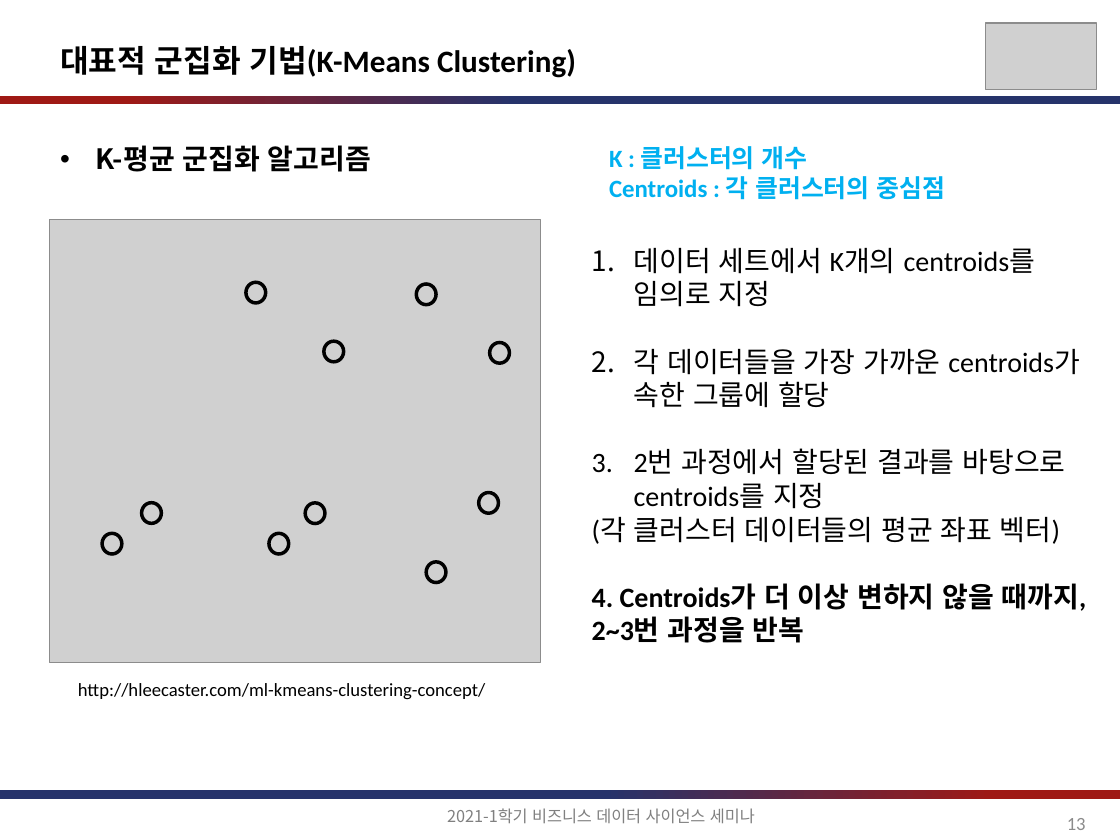
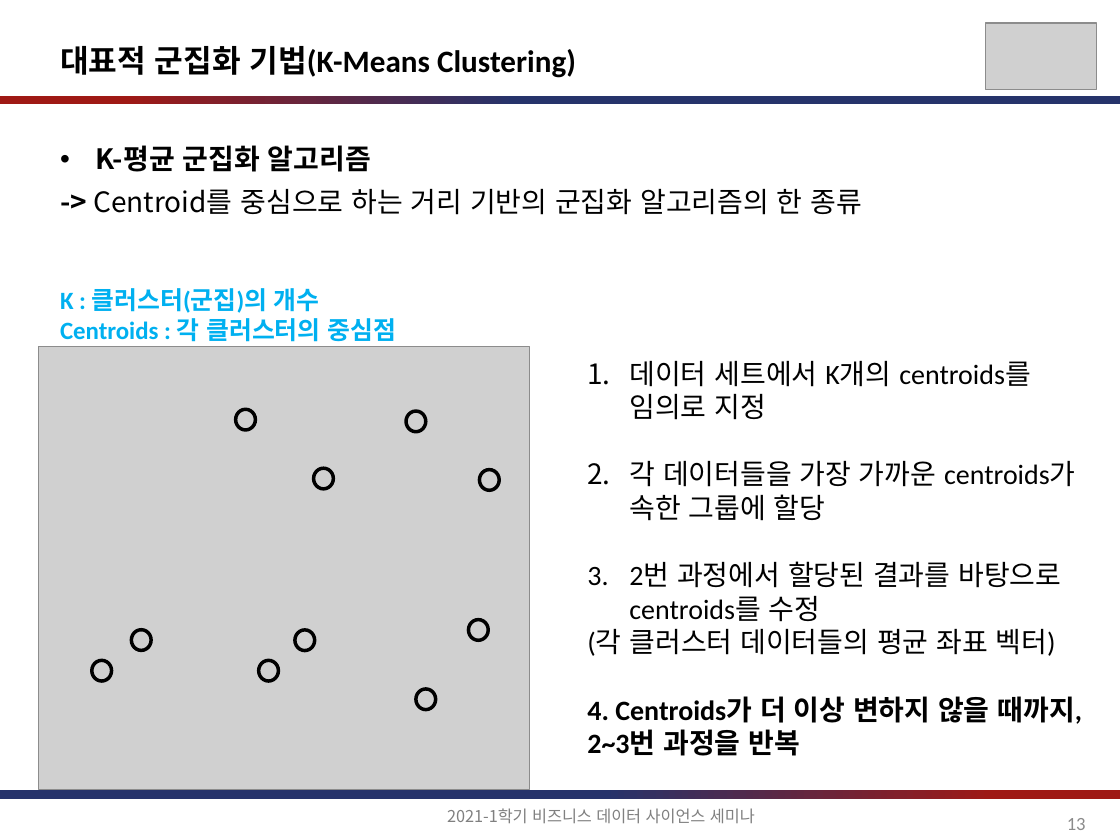
Before and after one commit to jihoahn9303/Seminar_For_Business_DS, a slide deck: slide 13 of document/비즈니스를_위한_데이터과학_6장.pptx. Drawn at 1120x840 pixels with LibreOffice and Linux fonts; fonts in the diff are those of the drawing; grey boxes stand for pictures. Boxes give left, top, right and bottom in pixels: in the first picture for what was removed or moved away, otherwise in the second. Text is boxed around its words. In the diff, an @@ line names an element or a change of style, - is before the commit and + after.

Commit message:
update clustering ppt file

```diff
--- a/document/비즈니스를_위한_데이터과학_6장.pptx
+++ b/document/비즈니스를_위한_데이터과학_6장.pptx
@@ text at [93,189,863,215]: paragraph added @@
+-> Centroid를 중심으로 하는 거리 기반의 군집화 알고리즘의 한 종류
@@ text "K : 클러스터(군집)의 개수": place and size @@
-text "K : 클러스터(군집)의 개수" at [609,146,945,200]
+text "K : 클러스터(군집)의 개수" at [60,288,397,342]
@@ text at [60,288,320,313]: text changed @@
-K : 클러스터의 개수
+K : 클러스터(군집)의 개수
@@ text "데이터 세트에서 K개의 centroids를 임의로 ...": place and size @@
-text "데이터 세트에서 K개의 centroids를 임의로 ..." at [592,248,1086,643]
+text "데이터 세트에서 K개의 centroids를 임의로 ..." at [587,361,1082,756]
@@ text at [629,561,1061,622]: text changed @@
-3. 2번 과정에서 할당된 결과를 바탕으로 centroids를 지정
+3. 2번 과정에서 할당된 결과를 바탕으로 centroids를 수정
@@ text removed at [78,683,485,700] @@
-http://hleecaster.com/ml-kmeans-clustering-concept/
@@ ellipse: place and size @@
-ellipse at [102,533,122,553]
+ellipse at [92,661,112,681]
@@ ellipse: place and size @@
-ellipse at [269,533,289,553]
+ellipse at [259,661,279,681]
@@ 8 ellipses, 1 picture: place and size @@
-8 ellipses, 1 picture at [49,220,540,663]
+8 ellipses, 1 picture at [39,346,530,790]
```
Also in this commit, not shown: 25 other slides changed.
